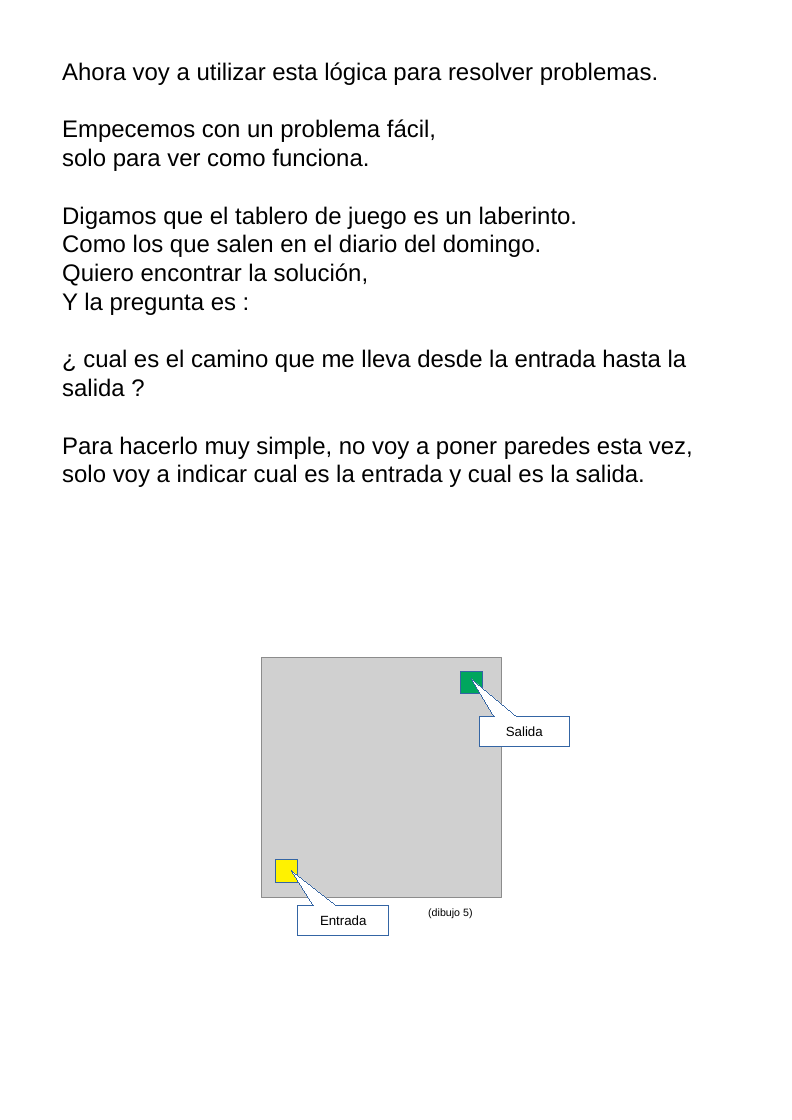
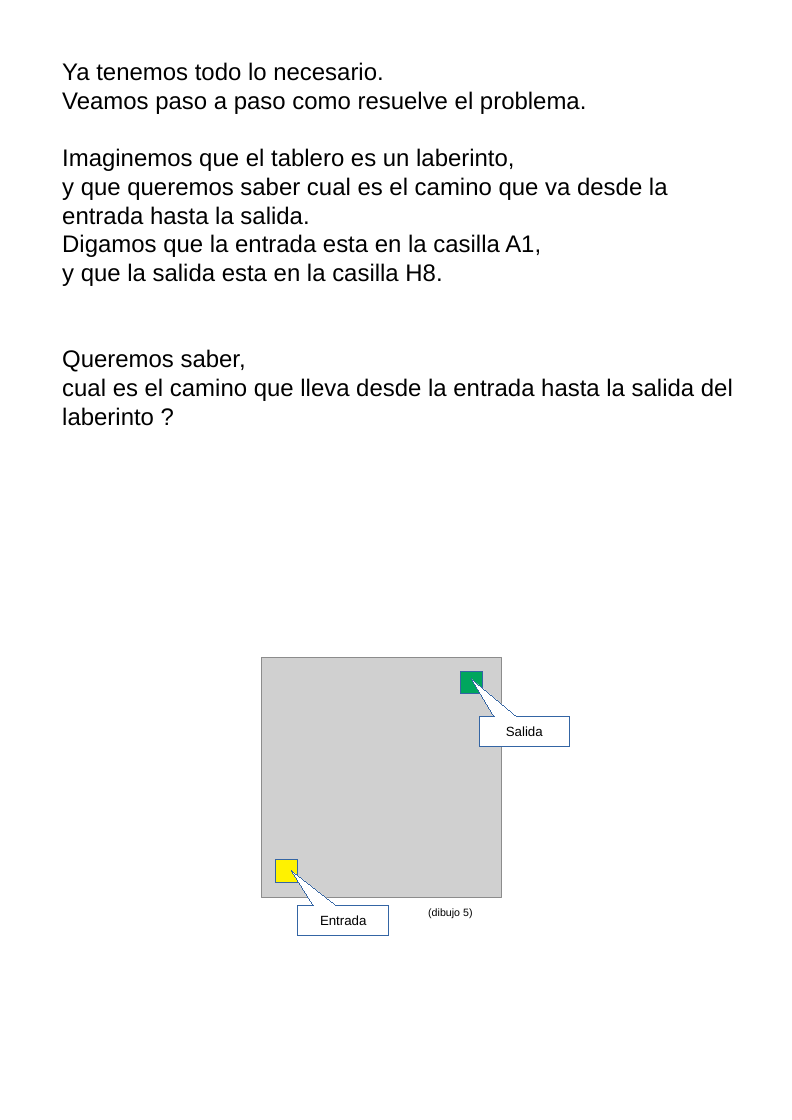
Before and after one commit to fabhrius/La-Cosa, a slide deck: slide 2 of el juego de la vida.odp. Drawn at 792x1120 pixels with LibreOffice and Linux fonts; fonts in the diff are those of the drawing; grey boxes stand for pictures. Boxes give left, top, right and bottom in pixels: in the first picture for what was removed or moved away, otherwise in the second. Text is boxed around its words. In the diff, an @@ line names an element or a change of style, - is before the commit and + after.

Commit message:
outline - process description - juego de la vida.odp

```diff
--- a/el juego de la vida.odp
+++ b/el juego de la vida.odp
@@ text at (x1=62, y1=62, x2=733, y2=426): text changed @@
-Ahora voy a utilizar esta lógica para resolver problemas.
-Empecemos con un problema fácil,
-solo para ver como funciona.
-Digamos que el tablero de juego es un laberinto.
-Como los que salen en el diario del domingo.
-Quiero encontrar la solución,
-Y la pregunta es :
-¿ cual es el camino que me lleva desde la entrada hasta la salida ?
-Para hacerlo muy simple, no voy a poner paredes esta vez,
-solo voy a indicar cual es la entrada y cual es la salida.
+Ya tenemos todo lo necesario.
+Veamos paso a paso como resuelve el problema.
+Imaginemos que el tablero es un laberinto,
+y que queremos saber cual es el camino que va desde la entrada hasta la salida.
+Digamos que la entrada esta en la casilla A1,
+y que la salida esta en la casilla H8.
+Queremos saber,
+cual es el camino que lleva desde la entrada hasta la salida del laberinto ?
```
Also in this commit, not shown: 1 slide added, 1 other file.
